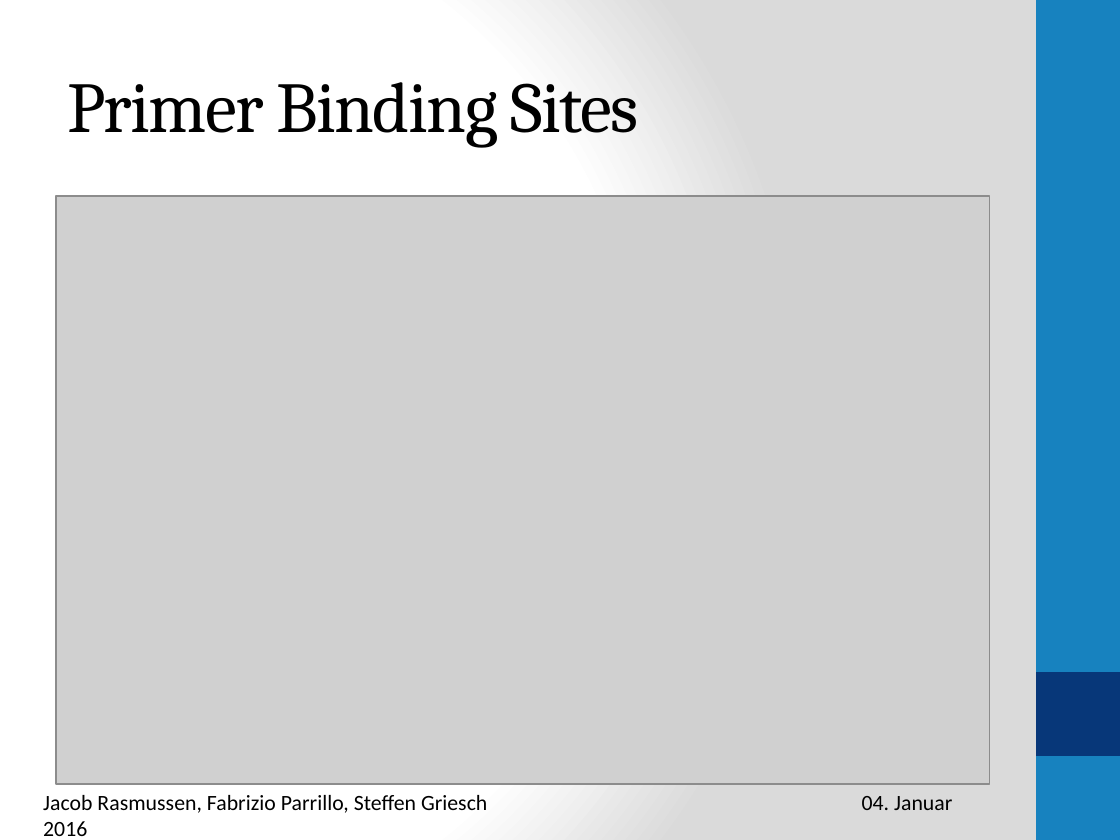
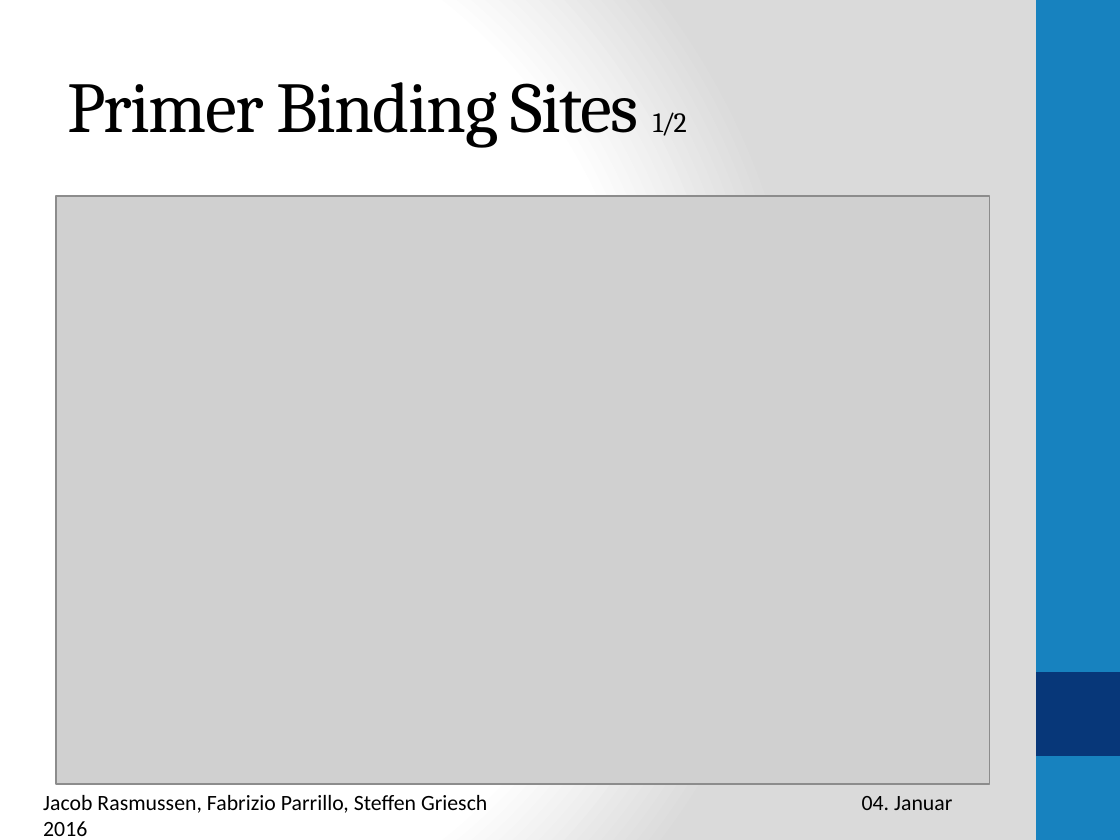
Before and after one commit to rasmussenj/PlasmidSequences, a slide deck: slide 7 of Präsentation1.pptx (slide 4 before the commit). Drawn at 1120x840 pixels with LibreOffice and Linux fonts; fonts in the diff are those of the drawing; grey boxes stand for pictures. Boxes give left, top, right and bottom in pixels: in the first picture for what was removed or moved away, otherwise in the second. Text is boxed around its words. In the diff, an @@ line names an element or a change of style, - is before the commit and + after.

```diff
--- a/Präsentation1.pptx
+++ b/Präsentation1.pptx
@@ title at (x1=67, y1=82, x2=687, y2=147): text changed @@
-Primer Binding Sites
+Primer Binding Sites 1/2
```
Also in this commit, not shown: 3 other slides changed, 4 slides added, 2 slides removed.
